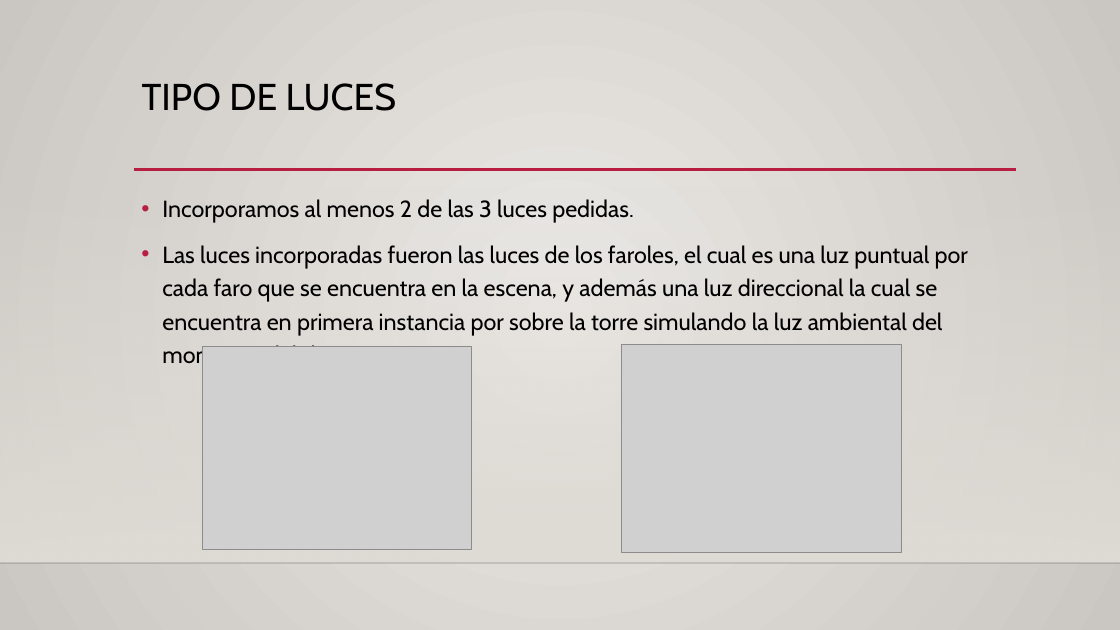
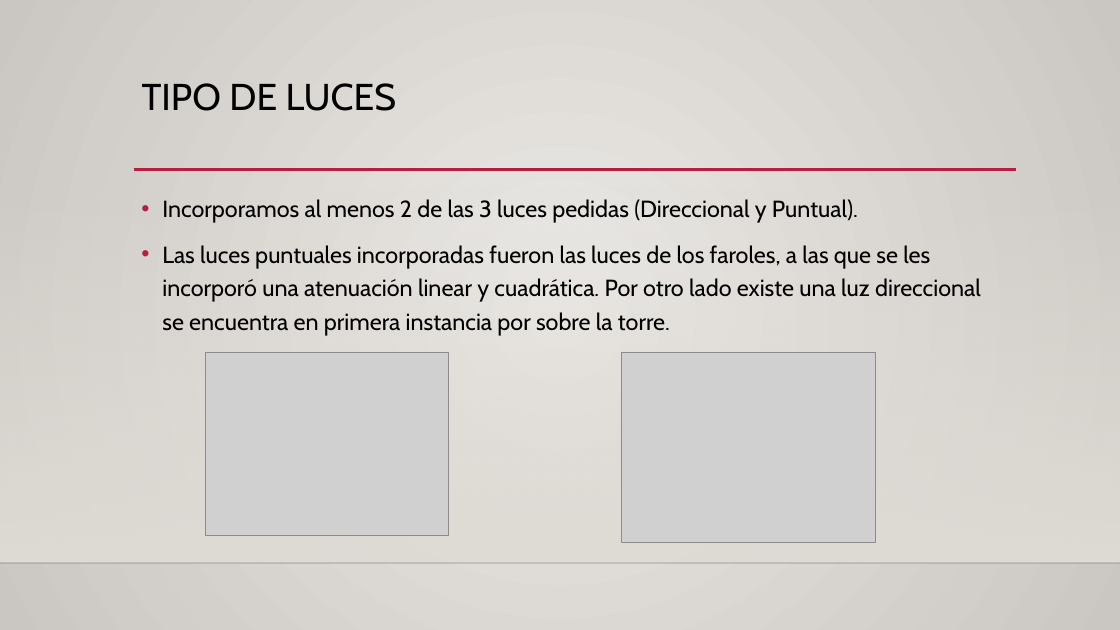
Before and after one commit to brunnerfrancisco/Proyecto-Final-CG, a slide deck: slide 6 of Proyecto 1/Presentacion Proyecto 2.pptx. Drawn at 1120x630 pixels with LibreOffice and Linux fonts; fonts in the diff are those of the drawing; grey boxes stand for pictures; background and template pictures are left out. Boxes give left, top, right and bottom in pixels: in the first picture for what was removed or moved away, otherwise in the second. Text is boxed around its words. In the diff, an @@ line names an element or a change of style, - is before the commit and + after.

```diff
--- a/Proyecto 1/Presentacion Proyecto 2.pptx
+++ b/Proyecto 1/Presentacion Proyecto 2.pptx
@@ text at bbox=[162, 199, 981, 336]: text changed @@
-• Incorporamos al menos 2 de las 3 luces pedidas.
-• Las luces incorporadas fueron las luces de los faroles, el cual es una luz puntual por cada faro que se encuentra en la escena, y además una luz direccional la cual se encuentra en primera instancia por sobre la torre simulando la luz ambiental del momento del día.
+• Incorporamos al menos 2 de las 3 luces pedidas (Direccional y Puntual).
+• Las luces puntuales incorporadas fueron las luces de los faroles, a las que se les incorporó una atenuación linear y cuadrática. Por otro lado existe una luz direccional se encuentra en primera instancia por sobre la torre.
@@ picture: place and size @@
-picture at bbox=[202, 347, 472, 550]
+picture at bbox=[206, 353, 449, 536]
@@ picture: place and size @@
-picture at bbox=[622, 344, 902, 553]
+picture at bbox=[622, 353, 875, 542]
```
Also in this commit, not shown: 8 other slides changed.
